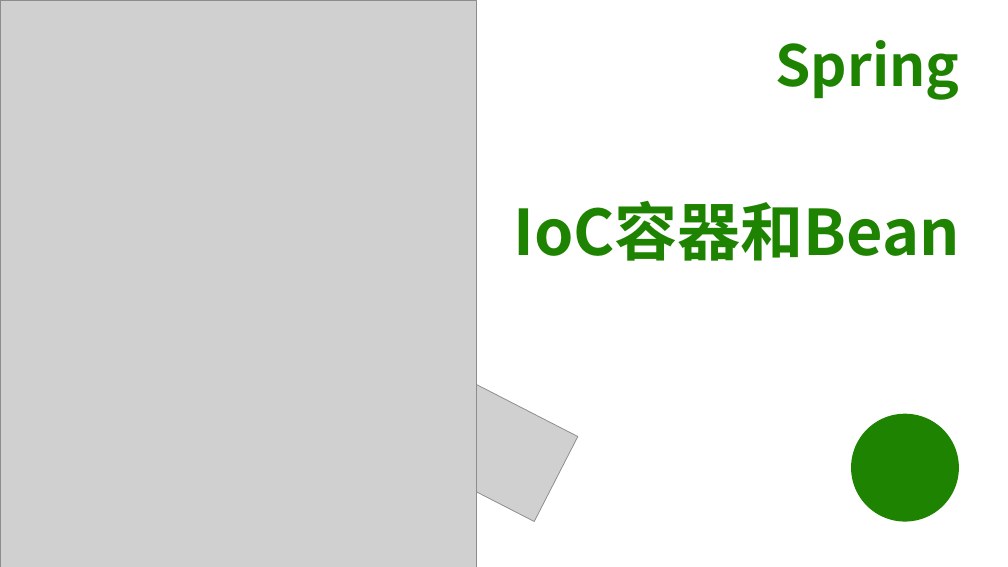
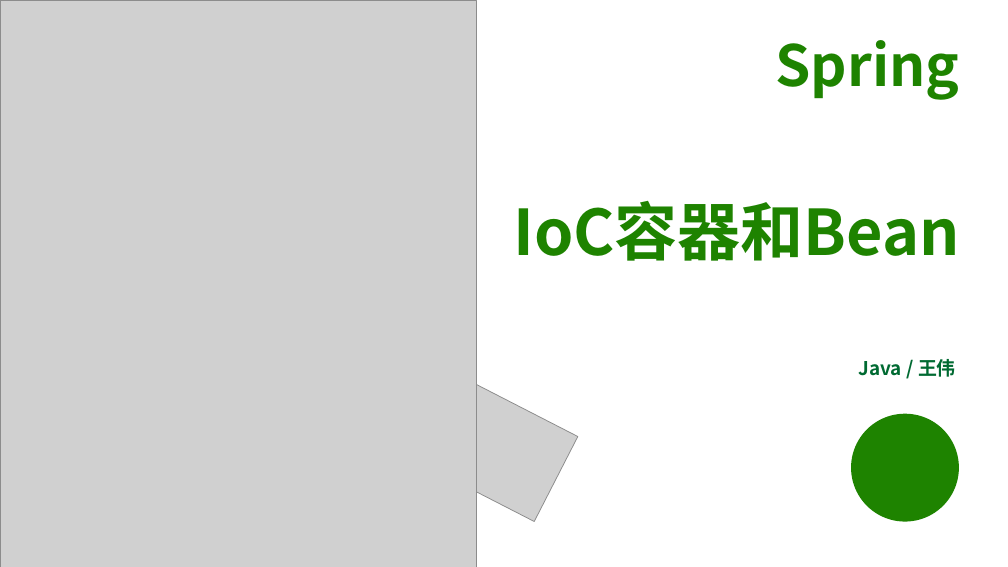
Before and after one commit to edu2act/course-spring, a slide deck: slide 1 of materials/slides/ch02-slide-Spring-Bean's-Lifecycle.pptx. Drawn at 1008x567 pixels with LibreOffice and Linux fonts; fonts in the diff are those of the drawing; grey boxes stand for pictures; background and template pictures are left out. Boxes give left, top, right and bottom in pixels: in the first picture for what was removed or moved away, otherwise in the second. Text is boxed around its words. In the diff, an @@ line names an element or a change of style, - is before the commit and + after.

```diff
--- a/materials/slides/ch02-slide-Spring-Bean's-Lifecycle.pptx
+++ b/materials/slides/ch02-slide-Spring-Bean's-Lifecycle.pptx
@@ text added at bbox=[859, 359, 956, 377], 18 pt, text #006A32, bold @@
+Java / 王伟
```
Also in this commit, not shown: 1 other slide changed.
